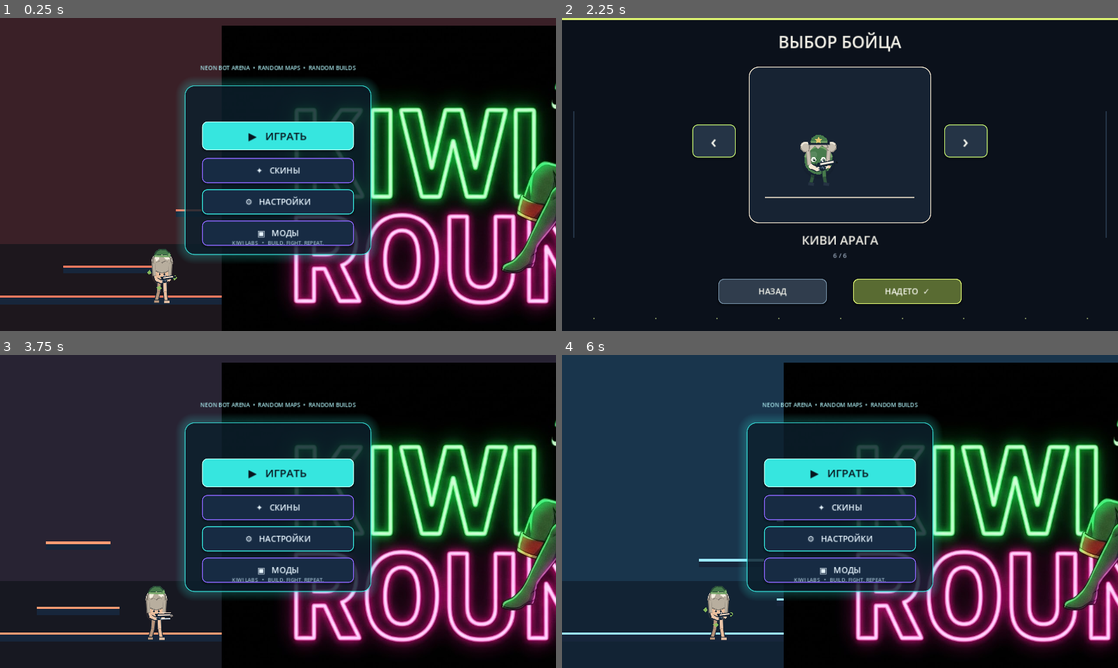
Above: before the commit, frames 1-4 (two rows, left to right).
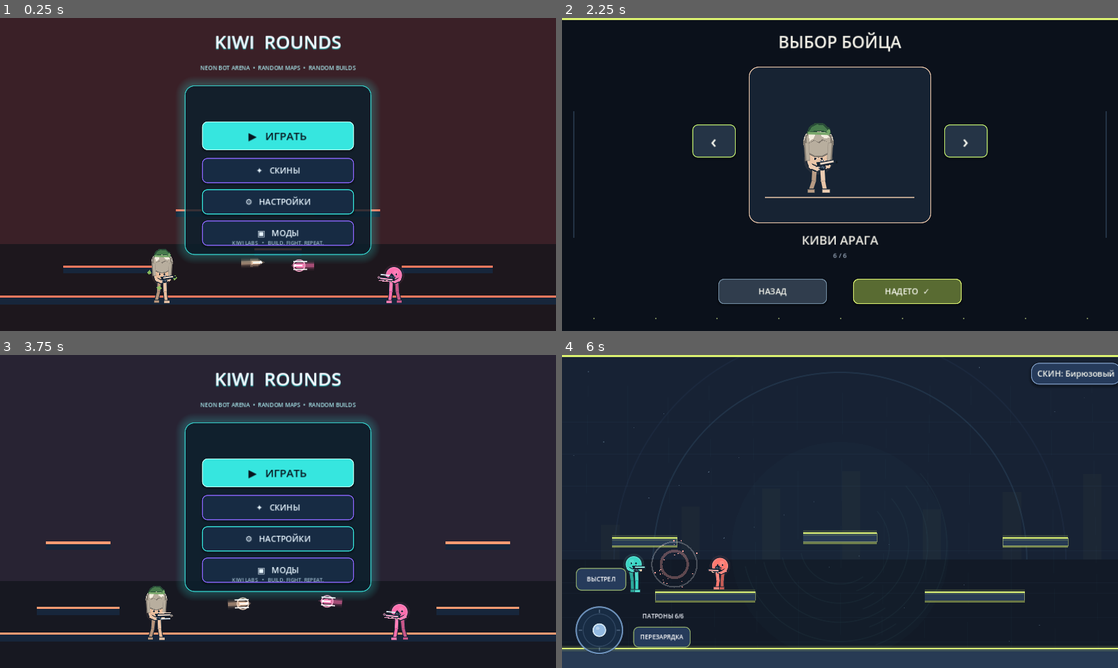
Above: after the commit, the same moments.

Repository: loslam-del/Kiwi-rounds
Game: Godot game, scene res://scenes/main.tscn
Two runs of this game, one before a commit and one after it. Both use one fixed random seed, a clock stepped at 60 frames per second and the inputs below. Sound files missing from this copy of the repository are replaced by a short silence.
Inputs (mouse positions are in pixels of both pictures, inside the frame that each line leads up to):
- Up to frame 1 (0.25 s): no input
- Up to frame 2 (2.25 s): click "▶ ИГРАТЬ" at 0.5 s; click "СКИН: Бирюзовый" (after the commit: "СКИН") at 1.25 s; click "‹" at 2 s
- Up to frame 3 (3.75 s): click "›" at 2.75 s; click "НАЗАД" at 3.5 s
- Up to frame 4 (6 s): click "▶ ИГРАТЬ" at 4.25 s; click (595, 373) at 5 s, where only the run before the commit has a clickable "МЕНЮ"; click (840, 552) at 5.75 s, where only the run before the commit has a clickable "В ГЛАВНОЕ МЕНЮ"

The runs differ from the first frame. In frame 1, 41% of the frame differs, in the area x 38-100%, y 2-100%; in frame 2, 1.2%; in frame 3, 43%; in frame 4, 59%, in the area x 0-100%, y 0-100%.
Error after the commit: Invalid access to property or key 'shoot_once' on a base object of type 'CharacterBody2D (ArenaPlayer)'. (res://scripts/main.gd:543)

Commit message:
Improve menu, Kiwi skin, controls and health HUD

Diff:
--- a/scripts/main.gd
+++ b/scripts/main.gd
@@ -196,6 +196,8 @@
         var orbit := 92.0 + float(i) * 22.0
         var phase_offset := background_time * (0.16 if i % 2 == 0 else -0.12)
         draw_arc(Vector2(640,435),orbit,phase_offset,phase_offset+PI*0.62,48,Color(0.42,0.82,0.78,0.045),1.2,true)
+    if phase == "menu":
+        _draw_menu_record()
     # Soft arena halos and a faint central light column.
     draw_circle(Vector2(640,450),250.0,Color(0.28,0.62,0.68,0.025))
     draw_arc(Vector2(640,470),430,PI,TAU,80,Color(0.38,0.65,0.82,0.12),2.0,true)
@@ -243,6 +245,20 @@
                 var platform_h := clampf(float(item.get("h", 22)), 12.0, 42.0)
                 _add_platform(Vector2(platform_x, platform_y), Vector2(platform_w, platform_h))
     queue_redraw()
+
+func _draw_menu_record() -> void:
+    var center := Vector2(1170.0, 112.0)
+    draw_circle(center + Vector2(0, 3), 48.0, Color(0, 0, 0, 0.28))
+    draw_circle(center, 46.0, Color("#111923"))
+    draw_arc(center, 43.0, 0.0, TAU, 72, Color("#526173", 0.9), 1.4, true)
+    for ring in range(5):
+        var radius := 12.0 + float(ring) * 6.2
+        draw_arc(center, radius, 0.0, TAU, 56, Color("#718095", 0.30), 1.0, true)
+    var spin := background_time * 2.8
+    draw_line(center, center + Vector2(cos(spin), sin(spin)) * 40.0, Color("#36e6df", 0.8), 2.0, true)
+    draw_line(center, center + Vector2(cos(spin + PI), sin(spin + PI)) * 40.0, Color("#36e6df", 0.8), 2.0, true)
+    draw_circle(center, 10.0, Color("#d9ef70"))
+    draw_circle(center, 3.0, Color("#101923"))
 
 func _draw_arena_backdrop() -> void:
     var soft_accent := Color(arena_accent, 0.10)
@@ -407,7 +423,7 @@
         {"name":"Фиолетовый","color":"#b47cff"},
         {"name":"Золотой","color":"#ffc857"},
         {"name":"Розовый","color":"#ff78b7"},
-        {"id":"kiwi_araga","name":"Киви Арага","color":"#f2e5ce","style":"kiwi"}
+        {"id":"kiwi_araga","name":"Киви Арага","color":"#e9c5a8","style":"kiwi_human"}
     ]
     skins.append_array(mod_loader.skins)
     return skins
@@ -448,6 +464,8 @@
     _play_sfx("hit")
     if hit_target == player and vibration_enabled:
         Input.vibrate_handheld(55,0.25)
+    if phase == "fight" and (player.health <= 0 or rival.health <= 0):
+        call_deferred("_finish_round", player.health > 0)
 
 func _clear_control_inputs() -> void:
     if is_instance_valid(player):
@@ -522,6 +540,7 @@
     aim_joystick.position = Vector2(1136,575)
     aim_joystick.size = Vector2(116,116)
     aim_joystick.value_changed.connect(player.set_aim)
+    aim_joystick.released.connect(player.shoot_once)
     game_controls.add_child(aim_joystick)
     jump_button = ACTION_BUTTON_SCRIPT.new()
     jump_button.caption = "ПРЫЖОК"
@@ -719,9 +738,9 @@
         return
     if is_instance_valid(ammo_label):
         ammo_label.text = player.ammo_text()
-    if player.global_position.y > 850:
+    if player.health <= 0 or player.global_position.y > 850:
         _finish_round(false)
-    elif rival.global_position.y > 850:
+    elif rival.health <= 0 or rival.global_position.y > 850:
         _finish_round(true)
 
 func _start_game(mode: String) -> void:
@@ -773,6 +792,7 @@
     who.projectile_speed = 1050.0
     who.weapon_level = 0
     who.kiwi_aura = false
+    who.health = who.max_health
 
 func _show_main_menu() -> void:
     phase = "menu"
@@ -793,17 +813,20 @@
     # Full-screen live arena is created first, so all menu controls render above it.
     _create_menu_bot_preview(shade)
 
-    var logo_texture := load("res://assets/1795552443370.jpg") as Texture2D
-    if logo_texture != null:
-        var logo := TextureRect.new()
-        logo.name = "MenuLogo"
-        logo.texture = logo_texture
-        logo.position = Vector2(510, 18)
-        logo.size = Vector2(260, 78)
-        logo.expand_mode = TextureRect.EXPAND_FIT_WIDTH_PROPORTIONAL
-        logo.stretch_mode = TextureRect.STRETCH_KEEP_ASPECT_CENTERED
-        logo.mouse_filter = Control.MOUSE_FILTER_IGNORE
-        shade.add_child(logo)
+    var logo := Label.new()
+    logo.name = "MenuLogo"
+    logo.text = "KIWI  ROUNDS"
+    logo.position = Vector2(390, 22)
+    logo.size = Vector2(500, 66)
+    logo.horizontal_alignment = HORIZONTAL_ALIGNMENT_CENTER
+    logo.vertical_alignment = VERTICAL_ALIGNMENT_CENTER
+    logo.add_theme_font_size_override("font_size", 42)
+    logo.add_theme_color_override("font_color", Color("#f4f7ff"))
+    logo.add_theme_color_override("font_shadow_color", Color("#36e6df", 0.65))
+    logo.add_theme_constant_override("shadow_offset_x", 0)
+    logo.add_theme_constant_override("shadow_offset_y", 2)
+    logo.mouse_filter = Control.MOUSE_FILTER_IGNORE
+    shade.add_child(logo)
 
     var subtitle := Label.new()
     subtitle.text = "NEON BOT ARENA  •  RANDOM MAPS  •  RANDOM BUILDS"
@@ -2482,11 +2505,11 @@
     if not all_maps.is_empty():
         arena_name = str(all_maps[clampi(map_index, 0, all_maps.size() - 1)].get("name", "АРЕНА"))
     if game_mode == "training":
-        hud.text = "ТРЕНИРОВКА  •  " + arena_name
+        hud.text = "ТРЕНИРОВКА  •  " + arena_name + "     HP %d/%d" % [player.health,player.max_health]
     elif game_mode == "online":
         hud.text = "%s     РАУНД %d     ТЫ  %d : %d  СОПЕРНИК" % [arena_name,round_index,score_player,score_bot]
     else:
-        hud.text = "%s     РАУНД %d     ТЫ  %d : %d  CPU" % [arena_name,round_index,score_player,score_bot]
+        hud.text = "%s     РАУНД %d     ТЫ  %d : %d  CPU     HP %d/%d" % [arena_name,round_index,score_player,score_bot,player.health,player.max_health]
 
 func _show_training_round_end() -> void:
     _show_panel("РАУНД ЗАВЕРШЁН",[
